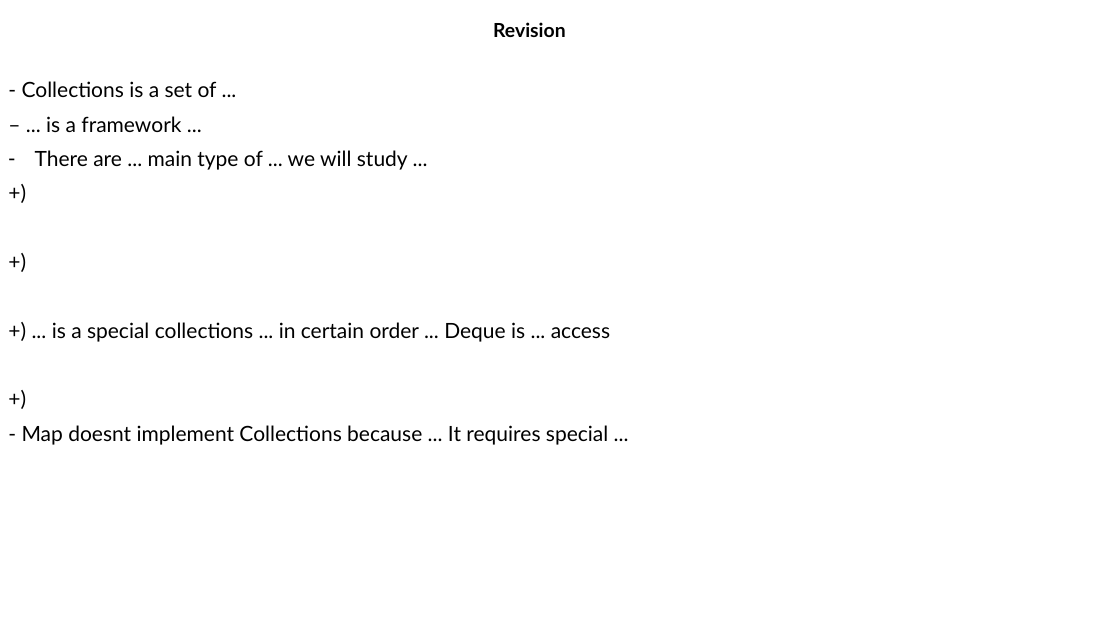
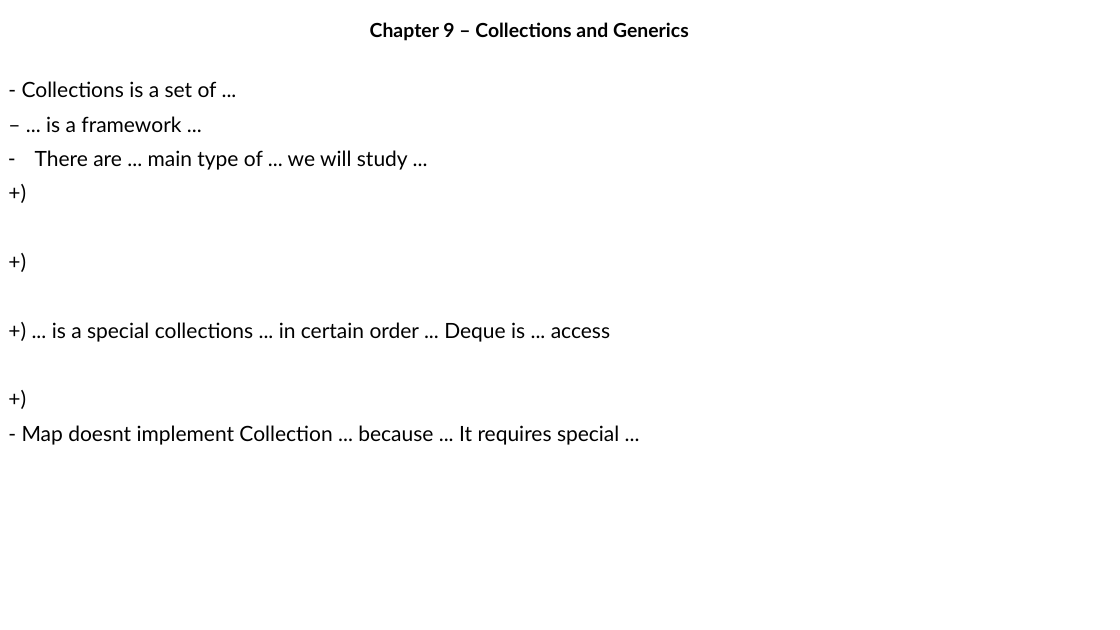
Before and after one commit to MaiDinhVinh/CS-Java, a slide deck: slide 2 of OCP17/old progress/Chapter 9 - Collections and Generics.pptx. Drawn at 1120x630 pixels with LibreOffice and Linux fonts; fonts in the diff are those of the drawing. Boxes give left, top, right and bottom in pixels: in the first picture for what was removed or moved away, otherwise in the second. Text is boxed around its words. In the diff, an @@ line names an element or a change of style, - is before the commit and + after.

```diff
--- a/OCP17/old progress/Chapter 9 - Collections and Generics.pptx
+++ b/OCP17/old progress/Chapter 9 - Collections and Generics.pptx
@@ subtitle at (370, 22, 689, 41): text changed @@
-Revision
+Chapter 9 – Collections and Generics
@@ text at (22, 425, 619, 445): text changed @@
-- Map doesnt implement Collections because ... It requires special ...
+- Map doesnt implement Collection ... because ... It requires special ...
```
Also in this commit, not shown: 20 other slides changed, 10 slides added.
